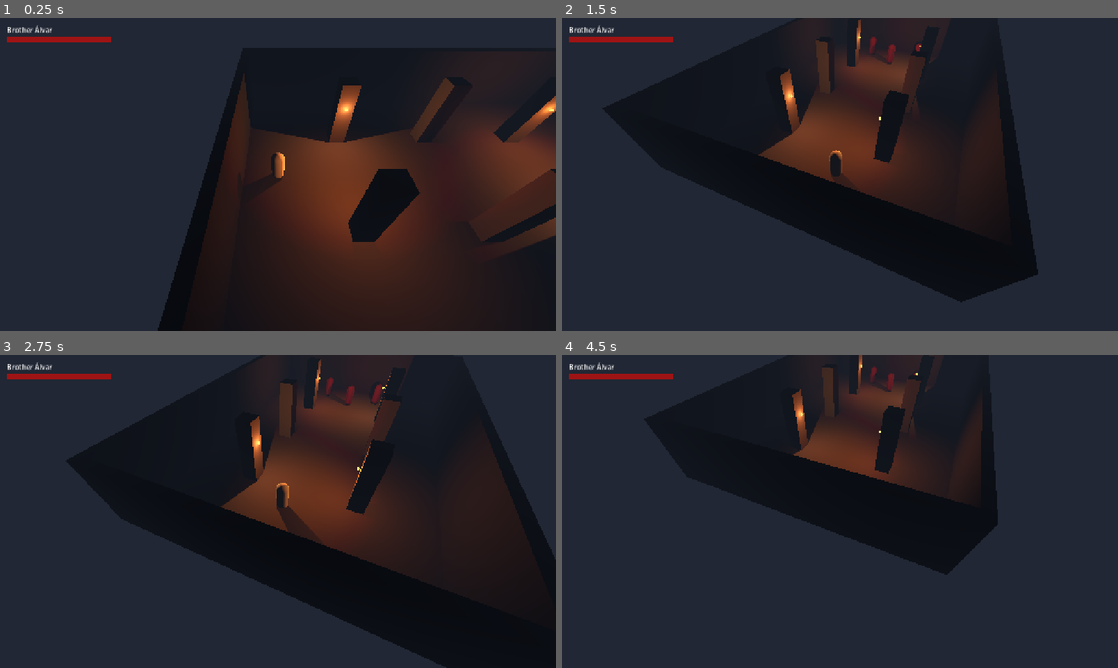
Above: before the commit, frames 1-4 (two rows, left to right).
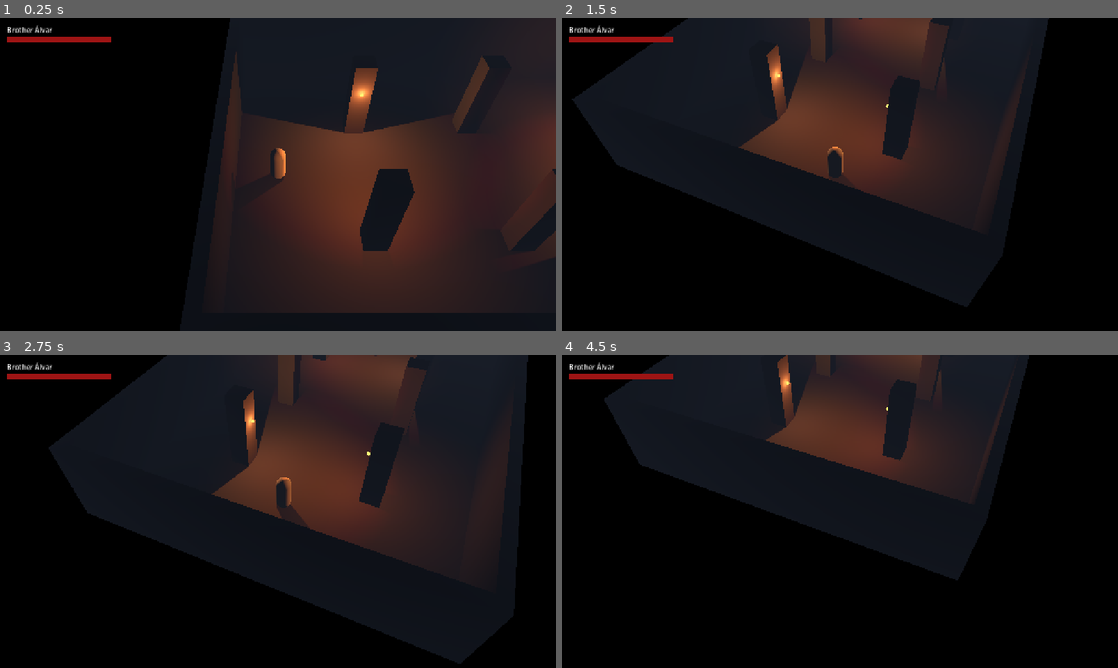
Above: after the commit, the same moments.

Repository: manuel-palacio/nocturne-of-ashes
Game: Godot game, scene res://scenes/main.tscn
Two runs of this game, one before a commit and one after it. Both use one fixed random seed, a clock stepped at 60 frames per second and the inputs below.
Inputs (mouse positions are in pixels of both pictures, inside the frame that each line leads up to):
- Up to frame 1 (0.25 s): no input
- Up to frame 2 (1.5 s): tap Enter (confirm) at 0.5 s; move the mouse to (962, 158) at 0.52 s; hold Q (camera_left) 0.53-1.25 s; click (962, 158) at 0.67 s; drag from (728, 190) to (812, 237) at 1.27 s
- Up to frame 3 (2.75 s): move the mouse to (333, 442) at 2.02 s; tap Enter (confirm) at 2.1 s; click (333, 442) at 2.17 s
- Up to frame 4 (4.5 s): drag from (812, 574) to (673, 464) at 2.77 s; move the mouse to (1006, 558) at 3.52 s; tap Alt at 3.6 s; click (1006, 558) at 3.67 s; drag from (673, 464) to (756, 433) at 4.27 s

The runs differ from the first frame. In frame 1, 45% of the frame differs, in the area x 0-100%, y 0-100%; in frame 2, 52%; in frame 3, 44%; in frame 4, 68%.

Commit message:
fix: narrow the camera view and keep the dark outside the room black
Co-Authored-By: Claude <noreply@anthropic.com>

Diff:
--- a/scenes/main.tscn
+++ b/scenes/main.tscn
@@ -15,9 +15,11 @@
 
 [node name="CameraRig" type="Node3D" parent="."]
 script = ExtResource("3_rig")
+distance = 18.0
 
 [node name="Camera" type="Camera3D" parent="CameraRig"]
 current = true
+fov = 45.0
 
 [node name="PlayerInput" type="Node" parent="."]
 script = ExtResource("4_input")
--- a/scenes/rooms/vault_room.tscn
+++ b/scenes/rooms/vault_room.tscn
@@ -200,6 +200,7 @@
 fog_enabled = true
 fog_light_color = Color(0.11, 0.13, 0.17, 1)
 fog_density = 0.03
+fog_sky_affect = 0.0
 
 [node name="VaultRoom" type="Node3D" unique_id=1926692727]
 
